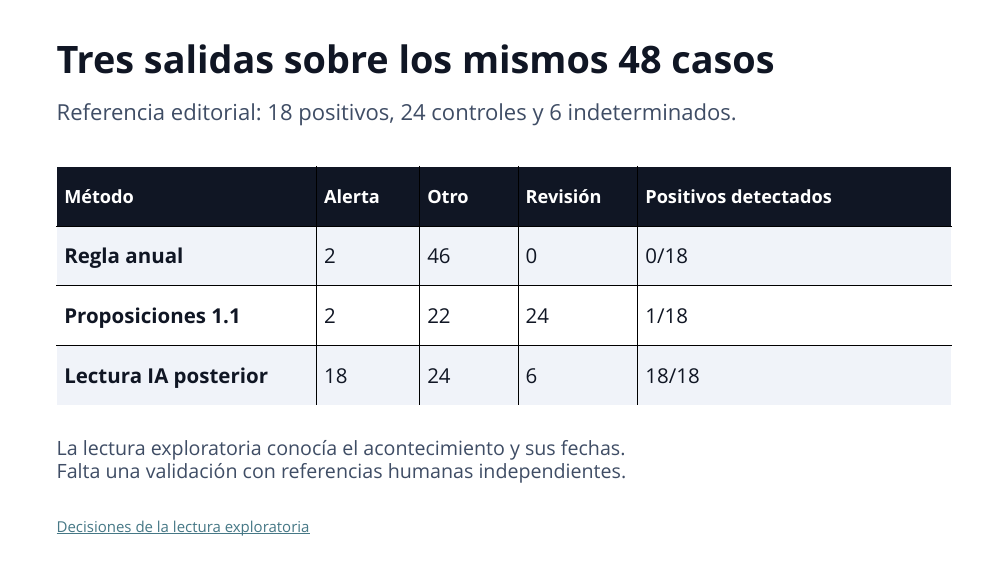
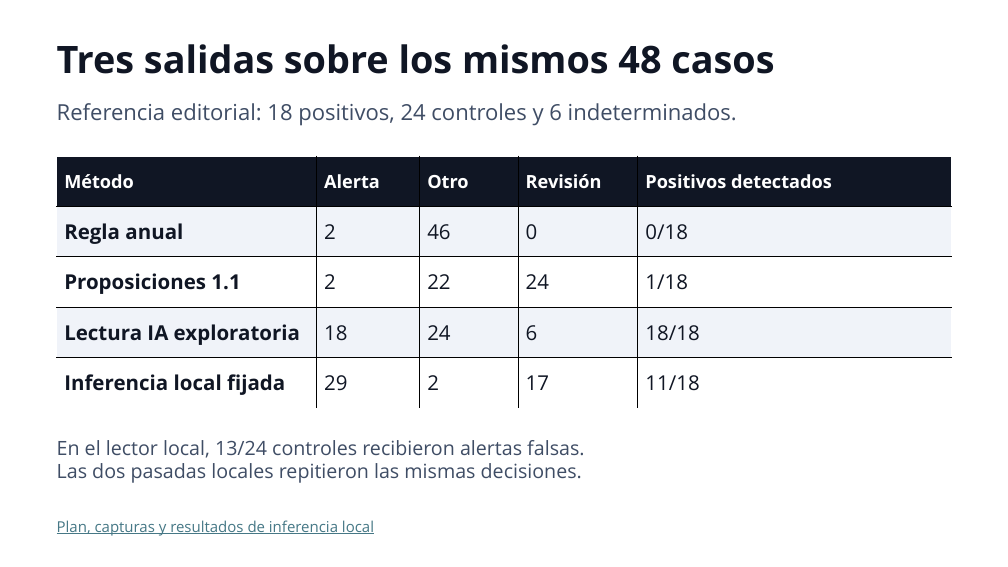
Before and after one commit to joinsnipe/SPE_AUDIT, a slide deck: slide 4 of research/temporal-audit/post11/talk/slides_es.pptx. Drawn at 1008x567 pixels with LibreOffice and Linux fonts; fonts in the diff are those of the drawing. Boxes give left, top, right and bottom in pixels: in the first picture for what was removed or moved away, otherwise in the second. Text is boxed around its words. In the diff, an @@ line names an element or a change of style, - is before the commit and + after.

Commit message:
Publish the bilingual follow-up, two frozen local inference replays, 17 external passages and the review desk

```diff
--- a/research/temporal-audit/post11/talk/slides_es.pptx
+++ b/research/temporal-audit/post11/talk/slides_es.pptx
@@ table at (57,156,951,408) @@
-row 4: Lectura IA posterior | 18 | 24 | 6 | 18/18
+row 4: Lectura IA exploratoria | 18 | 24 | 6 | 18/18
+row 5: Inferencia local fijada | 29 | 2 | 17 | 11/18
@@ table: place and size @@
-table at (57,166,951,406)
+table at (57,156,951,408)
@@ text at (57,440,584,483): text changed @@
-La lectura exploratoria conocía el acontecimiento y sus fechas.
-Falta una validación con referencias humanas independientes.
+En el lector local, 13/24 controles recibieron alertas falsas.
+Las dos pasadas locales repitieron las mismas decisiones.
@@ text at (57,520,374,536): text changed @@
-Decisiones de la lectura exploratoria
+Plan, capturas y resultados de inferencia local
```
Also in this commit, not shown: 43 other files.
